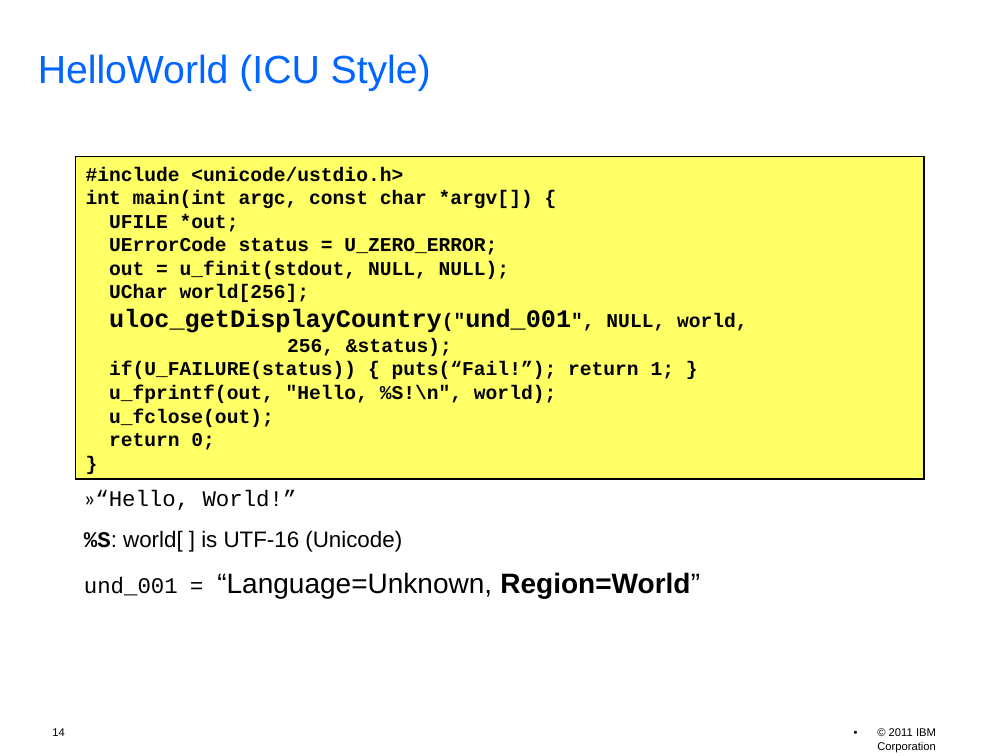
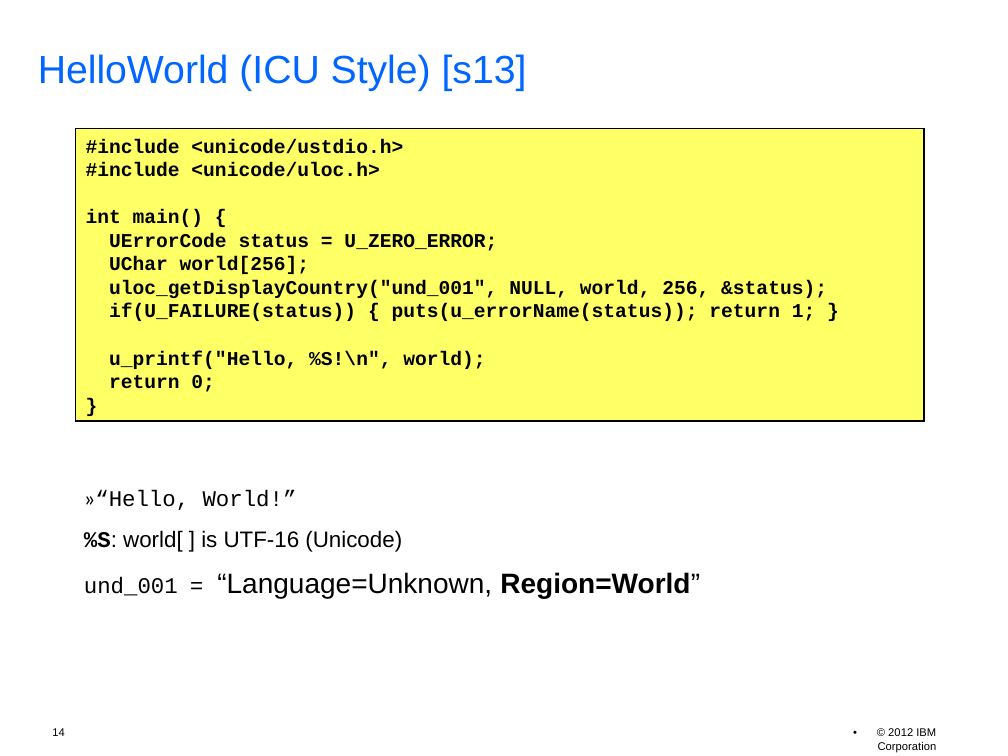
Before and after one commit to unicode-org/icu-docs, a slide deck: slide 14 of docs/pres/icu_workshop.odp. Drawn at 1008x756 pixels with LibreOffice and Linux fonts; fonts in the diff are those of the drawing; background and template pictures are left out. Boxes give left, top, right and bottom in pixels: in the first picture for what was removed or moved away, otherwise in the second. Text is boxed around its words. In the diff, an @@ line names an element or a change of style, - is before the commit and + after.

```diff
--- a/docs/pres/icu_workshop.odp
+++ b/docs/pres/icu_workshop.odp
@@ title at <box>38,54,527,91</box>: text changed @@
-HelloWorld (ICU Style)
+HelloWorld (ICU Style) [s13]
@@ rectangle "#include <unicode/ustdio.h>": place and size @@
-rectangle "#include <unicode/ustdio.h>" at <box>76,156,924,479</box>
+rectangle "#include <unicode/ustdio.h>" at <box>76,128,924,420</box>
@@ text in rectangle at <box>86,162,379,227</box>: text changed @@
-int main(int argc, const char *argv[]) {
-UFILE *out;
+#include <unicode/uloc.h>
+int main() {
@@ text in rectangle at <box>109,261,510,279</box>: paragraph removed @@
-out = u_finit(stdout, NULL, NULL);
@@ text in rectangle at <box>109,280,827,369</box>: text changed @@
-uloc_getDisplayCountry("und_001", NULL, world,
-256, &status);
-if(U_FAILURE(status)) { puts(“Fail!”); return 1; }
-u_fprintf(out, "Hello, %S!\n", world);
-u_fclose(out);
+uloc_getDisplayCountry("und_001", NULL, world, 256, &status);
+if(U_FAILURE(status)) { puts(u_errorName(status)); return 1; }
+u_printf("Hello, %S!\n", world);
@@ text at <box>878,728,937,752</box>: text changed @@
-• © 2011 IBM Corporation
+• © 2012 IBM Corporation
```
Also in this commit, not shown: 55 other slides changed, 1 slide added, 2 slides removed, 1 other file.
